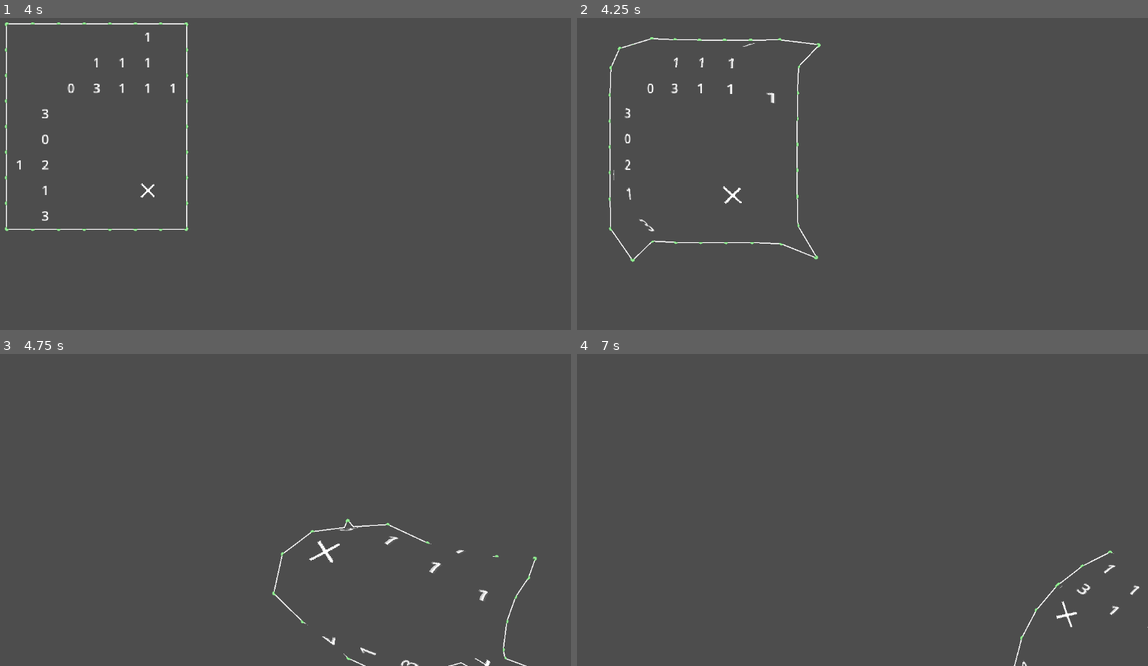
Above: before the commit, frames 1-4 (two rows, left to right).
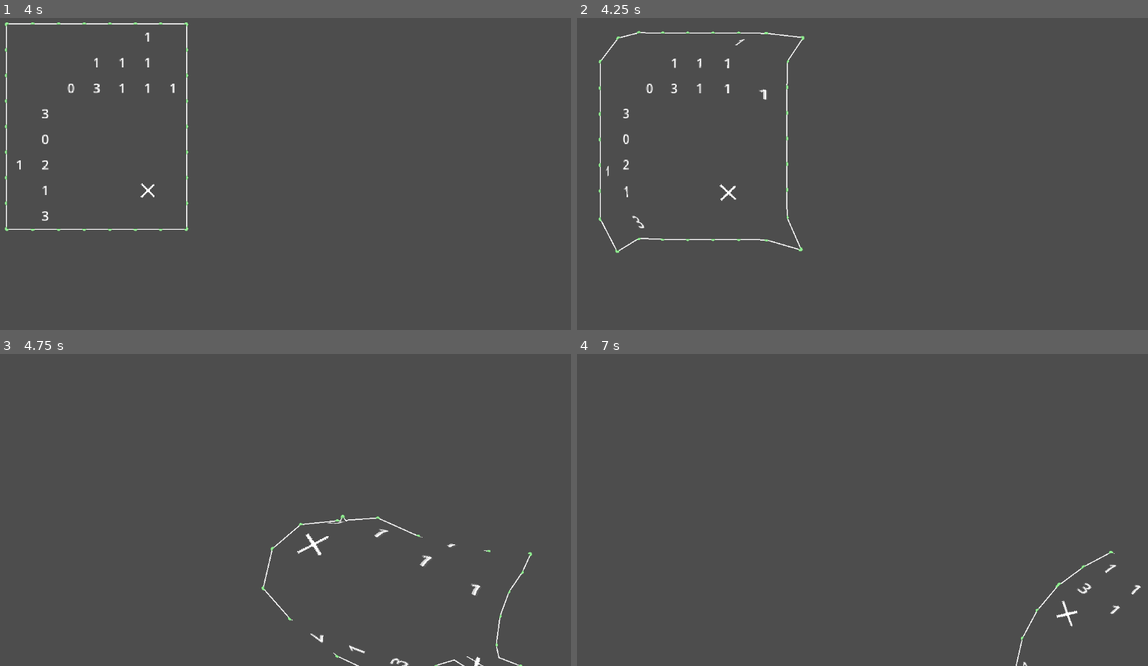
Above: after the commit, the same moments.

Repository: kennethbchen/Medical-Malpicross-Game
Game: Godot game, scene res://scenes/game.tscn
Two runs of this game, one before a commit and one after it. Both use one fixed random seed, a clock stepped at 60 frames per second and the inputs below.
Inputs (mouse positions are in pixels of both pictures, inside the frame that each line leads up to):
- Up to frame 1 (4 s): move the mouse to (405, 149) at 0.52 s; press the mouse at (405, 149) at 0.53 s; move the mouse to (159, 180) at 1.27 s; release the mouse at (159, 180) at 1.28 s; right-click (159, 180) at 1.35 s; move the mouse to (336, 92) at 2.02 s; press the mouse at (336, 92) at 2.03 s; tap Enter at 2.75 s; move the mouse to (245, 230) at 2.77 s; release the mouse at (245, 230) at 2.78 s; right-click (245, 230) at 2.85 s; tap Space at 3.5 s; move the mouse to (451, 214) at 3.52 s; press the mouse at (451, 214) at 3.53 s
- Up to frame 2 (4.25 s): tap W (debug_click) at 4.15 s
- Up to frame 3 (4.75 s): move the mouse to (97, 450) at 4.27 s; release the mouse at (97, 450) at 4.28 s; right-click (97, 450) at 4.35 s
- Up to frame 4 (7 s): move the mouse to (879, 500) at 5.02 s; press the mouse at (879, 500) at 5.03 s; move the mouse to (765, 416) at 5.77 s; release the mouse at (765, 416) at 5.78 s; right-click (765, 416) at 5.85 s; move the mouse to (982, 485) at 6.52 s; press the mouse at (982, 485) at 6.53 s

Frame 1 is identical in both runs. In frame 2, 1.9% of the frame differs, in the area x 3-43%, y 4-79%; in frame 3, 1.4%; in frame 4, 0.4%.

Commit message:
Extended point_grid into flesh_sim and moved some stuff to flesh sim

Diff:
--- a/scenes/game.tscn
+++ b/scenes/game.tscn
@@ -1,7 +1,7 @@
 [gd_scene load_steps=9 format=3 uid="uid://hwsx8i5h37ma"]
 
-[ext_resource type="Script" uid="uid://cn331p8wooovl" path="res://scripts/simulation/point_grid.gd" id="1_uwrxv"]
 [ext_resource type="Script" uid="uid://clnv3gpmlj01o" path="res://scripts/game.gd" id="1_yqjtg"]
+[ext_resource type="Script" uid="uid://cgaenjwmwl4gl" path="res://scripts/simulation/flesh_sim.gd" id="2_u5sy4"]
 [ext_resource type="Script" uid="uid://1kiapugm7kgr" path="res://scripts/util/debug_commands.gd" id="3_lnu2h"]
 [ext_resource type="Script" uid="uid://s5lgnr5qn5q2" path="res://scripts/resources/grid_mesh.gd" id="4_lbhrr"]
 [ext_resource type="Script" uid="uid://dra4lijujrmwu" path="res://scripts/puzzle_viewport.gd" id="5_p57ef"]
@@ -14,8 +14,8 @@
 [node name="Game" type="Node2D"]
 script = ExtResource("1_yqjtg")
 
-[node name="PointGridSim" type="Node2D" parent="."]
-script = ExtResource("1_uwrxv")
+[node name="FleshSim" type="Node2D" parent="."]
+script = ExtResource("2_u5sy4")
 draw_sim = true
 metadata/_edit_group_ = true
 
--- a/scripts/game.gd
+++ b/scripts/game.gd
@@ -1,6 +1,6 @@
 extends Node2D
 
-@onready var point_mass_sim: Node2D = $PointGridSim
+@onready var flesh_sim: Node2D = $FleshSim
 
 @onready var grid_mesh: GridMesh2D = $GridMesh2D
 
@@ -40,7 +40,7 @@
 	sim_point_rows = board_cell_rows + 3
 	sim_point_columns = board_cell_columns + 3
 
-	point_mass_sim.generate_point_grid(sim_point_columns, sim_point_rows, 50)
+	flesh_sim.generate_point_grid(sim_point_columns, sim_point_rows, 50)
 
 	puzzle_viewport.init(puzzle)
 
@@ -57,10 +57,10 @@
 			var sim_coord: Vector2i = puzzle.input_to_board_coordinate(Vector2i(row, col)) + Vector2i(1, 1)
 
 			var new_quad: PointMassQuad = PointMassQuad.new(
-				point_mass_sim.get_point(sim_coord.x, sim_coord.y),
-				point_mass_sim.get_point(sim_coord.x + 1, sim_coord.y),
-				point_mass_sim.get_point(sim_coord.x + 1, sim_coord.y + 1),
-				point_mass_sim.get_point(sim_coord.x, sim_coord.y + 1)
+				flesh_sim.get_point(sim_coord.x, sim_coord.y),
+				flesh_sim.get_point(sim_coord.x + 1, sim_coord.y),
+				flesh_sim.get_point(sim_coord.x + 1, sim_coord.y + 1),
+				flesh_sim.get_point(sim_coord.x, sim_coord.y + 1)
 				)
 			row_data.append(new_quad)
 
@@ -89,7 +89,7 @@
 
 	for row in range(1, sim_point_rows - 1):
 		for col in range(1, sim_point_columns - 1):
-			output.push_back(point_mass_sim.get_point(row, col).position)
+			output.push_back(flesh_sim.get_point(row, col).position)
 
 	return output
 
--- /dev/null
+++ b/scripts/simulation/flesh_sim.gd
@@ -0,0 +1,14 @@
+extends "res://scripts/simulation/point_grid.gd"
+
+var drag: bool = false
+
+func _unhandled_input(event: InputEvent) -> void:
+	if event.is_action_pressed("debug_click"):
+		drag = true
+	elif event.is_action_released("debug_click"):
+		drag = false
+
+func _physics_process(delta: float) -> void:
+	super(delta)
+	if drag:
+		fixed_point_offset = get_global_mouse_position() - global_position
--- a/scripts/simulation/point_grid.gd
+++ b/scripts/simulation/point_grid.gd
@@ -14,18 +14,7 @@
 
 var fixed_point_offset: Vector2
 
-var drag: bool = false
-
 var gravity = Vector2(10, 0)
-
-func _ready() -> void:
-	pass
-
-func _unhandled_input(event: InputEvent) -> void:
-	if event.is_action_pressed("debug_click"):
-		drag = true
-	elif event.is_action_released("debug_click"):
-		drag = false
 
 func get_point(row, col) -> PointMassSim.PointMass:
 	return point_map[Vector2i(col, row)]
@@ -72,9 +61,6 @@
 
 func _physics_process(delta: float) -> void:
 
-	if drag:
-		fixed_point_offset = get_global_mouse_position() - global_position
-
 	_simulate(delta)
 
 	for constraint in constraints:
Not shown, added: scripts/simulation/flesh_sim.gd.uid
